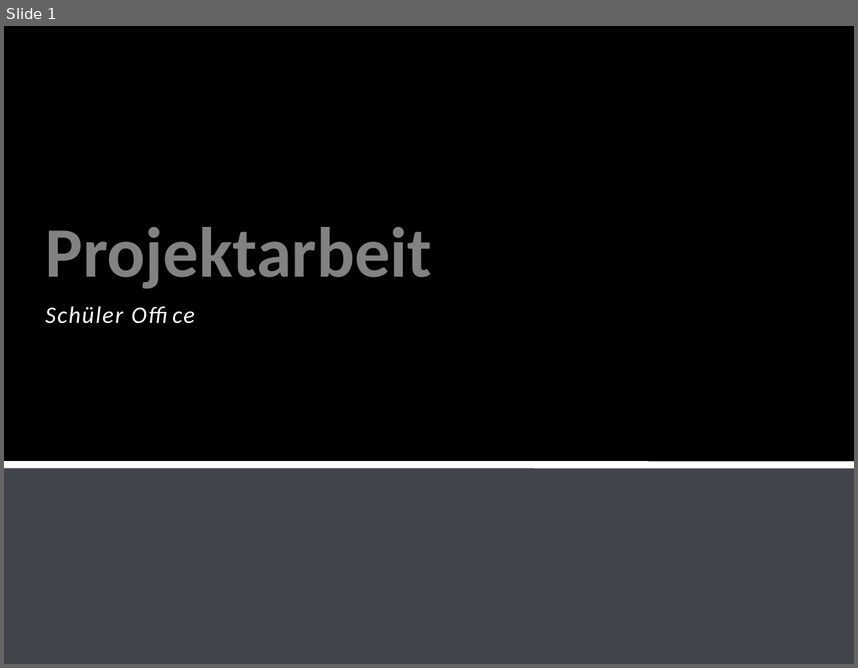
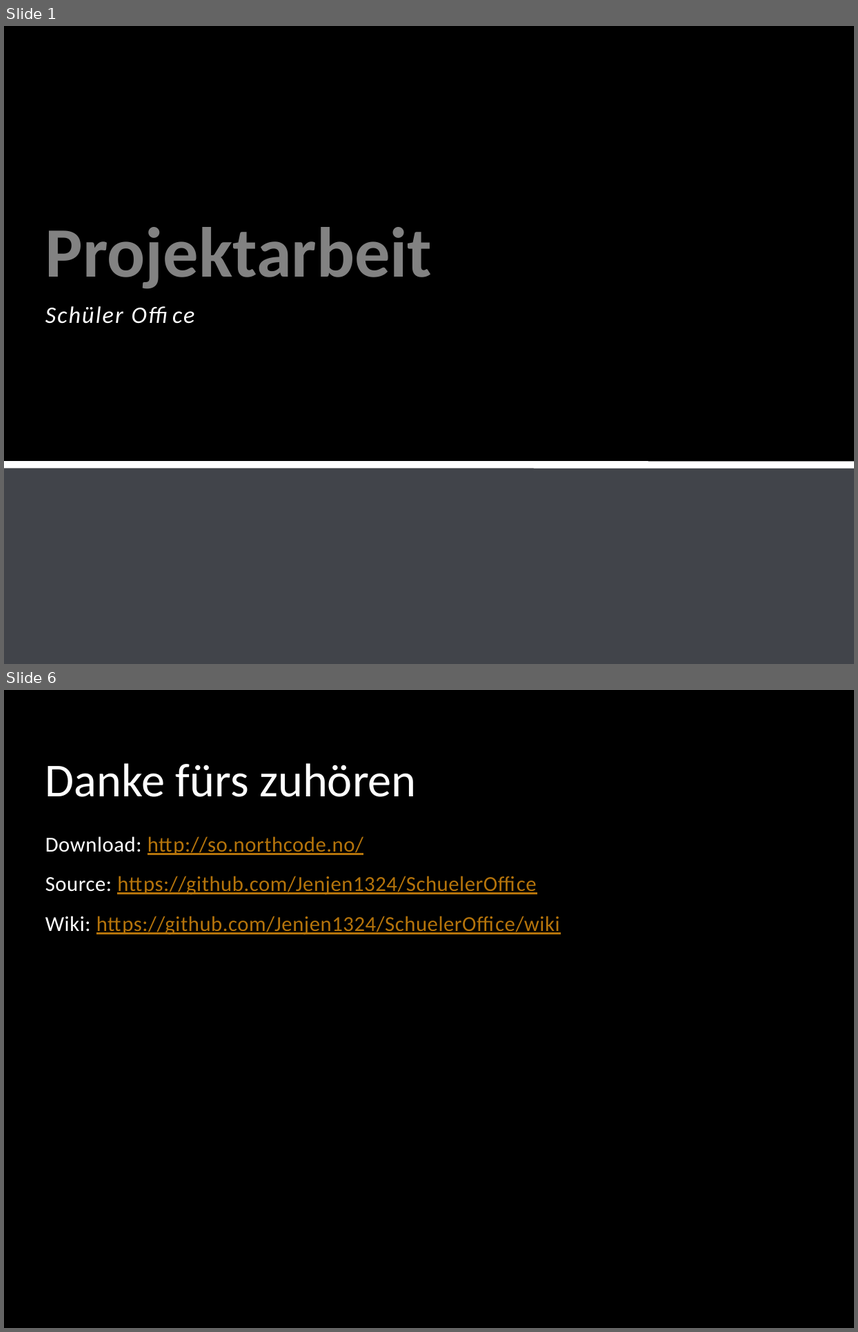
Before and after one commit to Jenjen1324/SchuelerOffice, a slide deck: Projektarbeit.pptx. Shown one above the other, each under a label of ours: slide 1 before the commit, slides 1 and 6 after it; the slides between them are not shown. The pictures are 858x668 and 858x1332 pixels, drawn with LibreOffice and Linux fonts; fonts in the diff are those of the drawing; background and template pictures are left out. Boxes give left, top, right and bottom in pixels: in the first picture for what was removed or moved away, otherwise in the second. Text is boxed around its words. In the diff, an @@ line names an element or a change of style, - is before the commit and + after.

```diff
--- a/Projektarbeit.pptx
+++ b/Projektarbeit.pptx
@@ slide 6 added at (4, 690, 854, 1328), background picture (left out) @@
@@ rectangle added at (4, 690, 854, 1328), fill #000000 at 50% opacity @@
@@ title added at (45, 763, 416, 797), 40 pt, text #FFFFFF @@
+Danke fürs zuhören
@@ text added at (45, 836, 560, 935), 18 pt, text #B5740B, underline @@
+Download: http://so.northcode.no/
+Source: https://github.com/Jenjen1324/SchuelerOffice
+Wiki: https://github.com/Jenjen1324/SchuelerOffice/wiki
```
Also in this commit, not shown: 3 slides changed, 1 other slide added, 8 other files.
